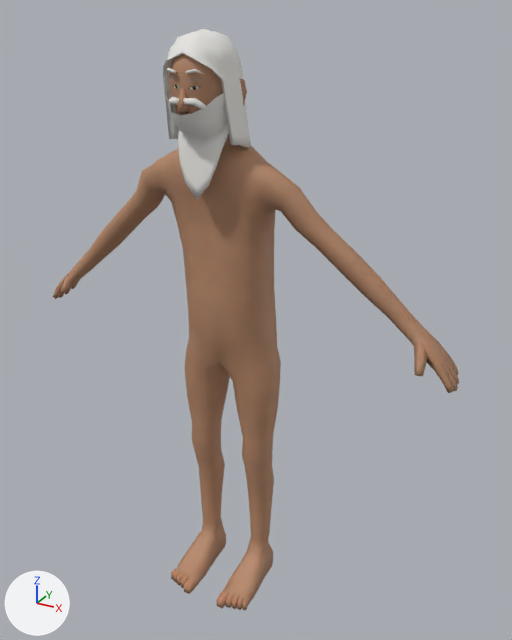
Two versions of the Blender file assets/models/human_elder_male/human_elder_male.blend, one commit apart.
One viewpoint serves both versions: a 50 mm camera at (0.963, -1.607, 1.705) aimed at (0.072, 0.012, 0.896). The axes (+X, +Y, +Z) are drawn at lower left. The lights are the same throughout. The first picture is the older version.

The older version as bpy lines, for what is in view:
```python
me_body = bpy.data.meshes.new('Body')
me_body.from_pydata(...)  # 1139 vertices, 1146 faces; spans x -0.66..0.66, y -0.23..0.1, z 0.0..1.65
me_body.polygons.foreach_set('use_smooth', [True] * 1146)
me_body.materials.append(mat_skin)
me_hair_long_white_beard = bpy.data.meshes.new('Hair_long_white_beard')
me_hair_long_white_beard.from_pydata(...)  # 859 vertices, 826 faces; spans x -0.099..0.097, y -0.215..0.03, z 1.273..1.661
me_hair_long_white_beard.polygons.foreach_set('use_smooth', [True] * 826)
me_hair_long_white_beard.materials.append(mat_hairwhite)  # white #e7e6e2
ob_body = bpy.data.objects.new('Body', me_body)
ob_body.location = (0.0, 0.0, 0.0)
ob_hair_long_white_beard = bpy.data.objects.new('Hair_long_white_beard', me_hair_long_white_beard)
ob_hair_long_white_beard.location = (0.0, 0.0, 0.0)
```
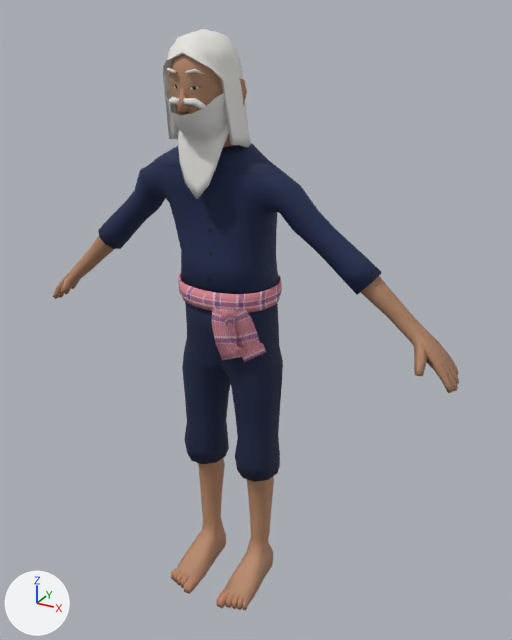
Changed parts and their boxes [x1, y1, x2, y2] in the pictures (512 x 640 px):
'Cloth_mohom', added (blue): after [98, 143, 382, 482]
'Cloth_mohom_sash_tails', added: after [212, 308, 266, 363]
'Cloth_mohom_sash', added: after [178, 273, 282, 313]
'Body', unchanged, covered by the edit: [53, 54, 459, 611] in both

Patch to the scene script:
```diff
--- a/assets/models/human_elder_male/human_elder_male.blend.py
+++ b/assets/models/human_elder_male/human_elder_male.blend.py
@@ img_plaid_pink_normal_png @@
+img_plaid_pink_normal_png = load_image('plaid_pink_Normal.png', '../clothes_tex/plaid_pink_Normal.png', 512, 512, 'Non-Color')
@@ img_plaid_pink_color_png @@
+img_plaid_pink_color_png = load_image('plaid_pink_Color.png', '../clothes_tex/plaid_pink_Color.png', 512, 512, 'sRGB')
@@ img_plaid_pink_roughness_png @@
+img_plaid_pink_roughness_png = load_image('plaid_pink_Roughness.png', '../clothes_tex/plaid_pink_Roughness.png', 512, 512, 'Non-Color')
@@ img_human_elder_male_mohom_color_png @@
+img_human_elder_male_mohom_color_png = load_image('human_elder_male_mohom_Color.png', 'human_elder_male_mohom_Color.png', 1024, 1024, 'sRGB')
@@ img_human_elder_male_mohom_normal_png @@
+img_human_elder_male_mohom_normal_png = load_image('human_elder_male_mohom_Normal.png', 'human_elder_male_mohom_Normal.png', 1024, 1024, 'Non-Color')
@@ img_human_elder_male_mohom_roughness_png @@
+img_human_elder_male_mohom_roughness_png = load_image('human_elder_male_mohom_Roughness.png', 'human_elder_male_mohom_Roughness.png', 1024, 1024, 'Non-Color')
@@ mat_cloth_plaid_pink @@
+mat_cloth_plaid_pink = bpy.data.materials.new('Cloth_plaid_pink')
+# uses the picture img_plaid_pink_color_png
+# uses the picture img_plaid_pink_normal_png
+# uses the picture img_plaid_pink_roughness_png
@@ mat_cloth_elder_male_mohom @@
+mat_cloth_elder_male_mohom = bpy.data.materials.new('Cloth_elder_male_mohom')
+# uses the picture img_human_elder_male_mohom_color_png
+# uses the picture img_human_elder_male_mohom_normal_png
+# uses the picture img_human_elder_male_mohom_roughness_png
@@ me_cloth_mohom_sash_tails @@
+me_cloth_mohom_sash_tails.from_pydata(...)  # 84 vertices, 80 faces; spans x 0.014..0.14, y -0.134..-0.05, z 0.815..0.995
+me_cloth_mohom_sash_tails.polygons.foreach_set('use_smooth', [True] * 80)
+me_cloth_mohom_sash_tails.materials.append(mat_cloth_plaid_pink)
@@ me_cloth_mohom_sash @@
+me_cloth_mohom_sash.from_pydata(...)  # 328 vertices, 320 faces; spans x -0.148..0.148, y -0.136..0.103, z 0.963..1.019
+me_cloth_mohom_sash.polygons.foreach_set('use_smooth', [True] * 320)
+me_cloth_mohom_sash.materials.append(mat_cloth_plaid_pink)
@@ me_cloth_mohom @@
+me_cloth_mohom.from_pydata(...)  # 537 vertices, 496 faces; spans x -0.439..0.439, y -0.129..0.105, z 0.407..1.401
+me_cloth_mohom.polygons.foreach_set('use_smooth', [True] * 496)
+me_cloth_mohom.materials.append(mat_cloth_elder_male_mohom)
@@ ob_cloth_mohom_sash_tails @@
+ob_cloth_mohom_sash_tails = bpy.data.objects.new('Cloth_mohom_sash_tails', me_cloth_mohom_sash_tails)
+ob_cloth_mohom_sash_tails.location = (0.0, 0.0, 0.0)
@@ ob_cloth_mohom_sash @@
+ob_cloth_mohom_sash = bpy.data.objects.new('Cloth_mohom_sash', me_cloth_mohom_sash)
+ob_cloth_mohom_sash.location = (0.0, 0.0, 0.0)
@@ ob_cloth_mohom @@
+ob_cloth_mohom = bpy.data.objects.new('Cloth_mohom', me_cloth_mohom)
+ob_cloth_mohom.location = (0.0, 0.0, 0.0)
```
